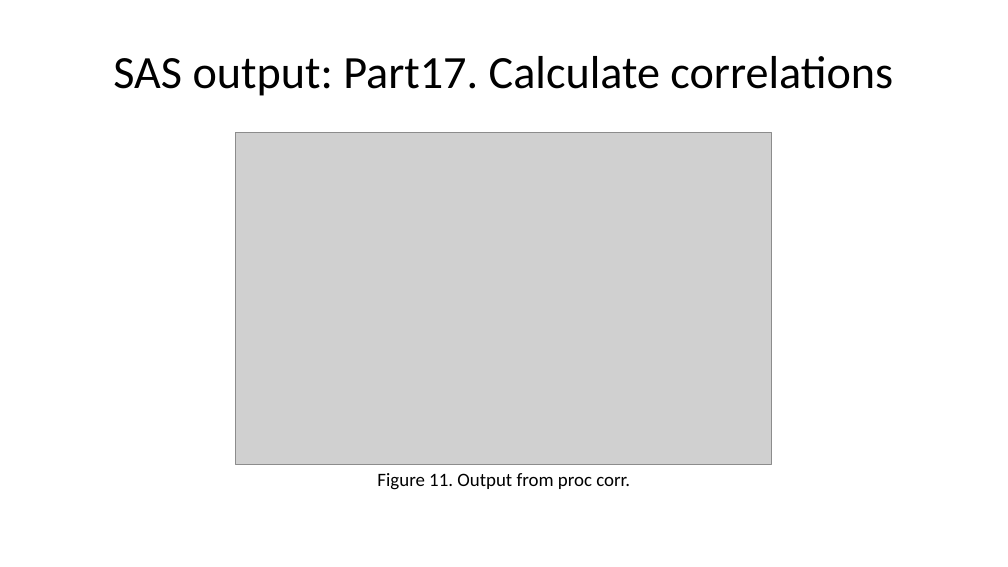
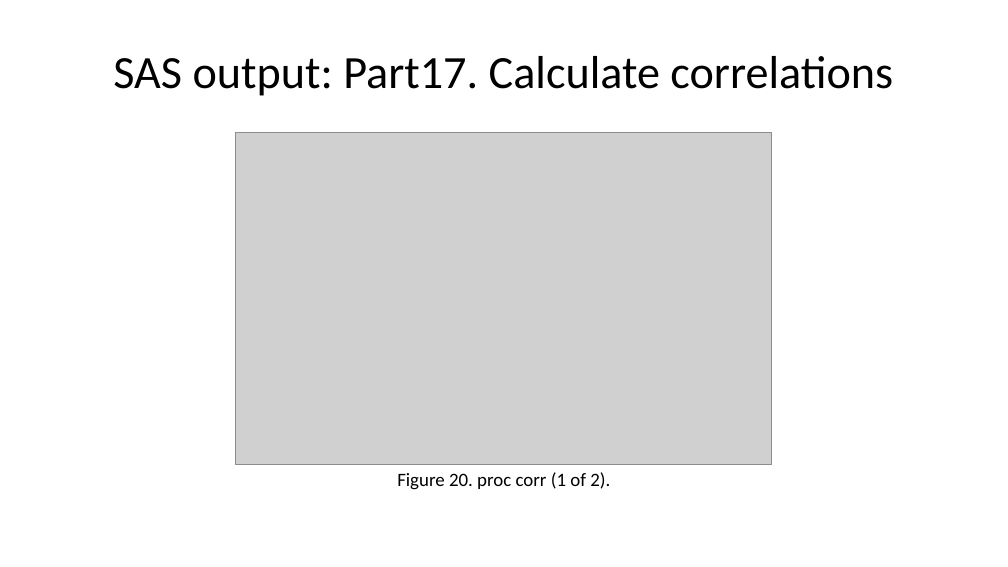
Before and after one commit to pmean/introduction-to-SAS, a slide deck: slide 67 of results/5507-02-simon-slides-and-speaker-notes.pptx (slide 60 before the commit). Drawn at 1008x567 pixels with LibreOffice and Linux fonts; fonts in the diff are those of the drawing; grey boxes stand for pictures. Boxes give left, top, right and bottom in pixels: in the first picture for what was removed or moved away, otherwise in the second. Text is boxed around its words. In the diff, an @@ line names an element or a change of style, - is before the commit and + after.

```diff
--- a/results/5507-02-simon-slides-and-speaker-notes.pptx
+++ b/results/5507-02-simon-slides-and-speaker-notes.pptx
@@ text at (397,472,610,490): text changed @@
-Figure 11. Output from proc corr.
+Figure 20. proc corr (1 of 2).
```
Also in this commit, not shown: 22 other slides changed, 13 slides added, 7 slides removed, 39 other files.
